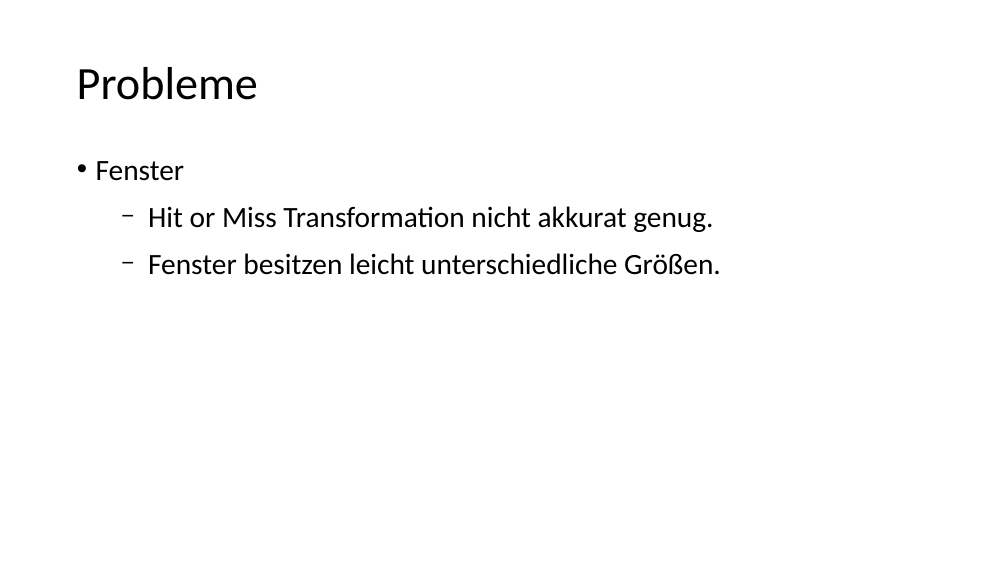
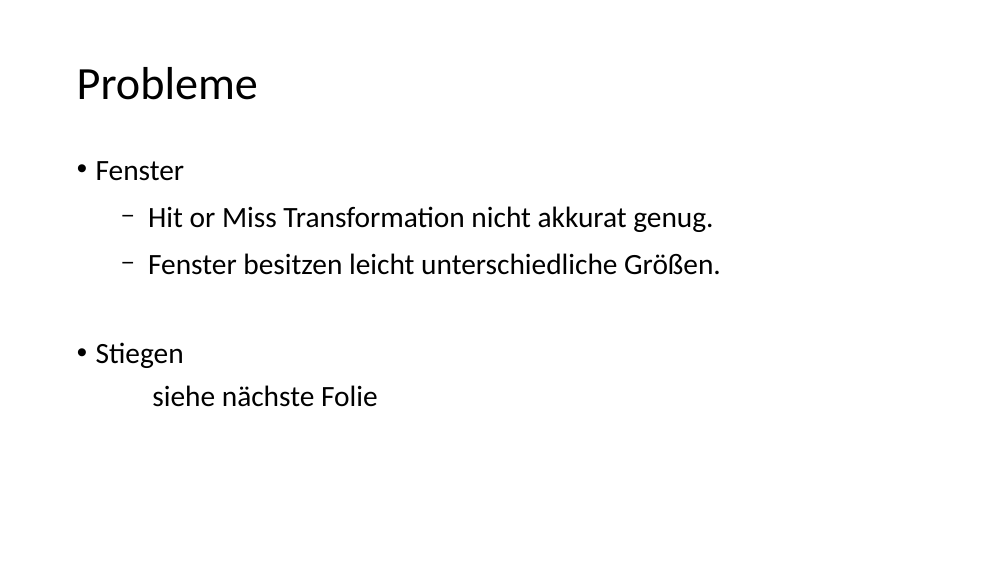
Before and after one commit to flo-lan/roomorithm, a slide deck: slide 6 of EDBVPRAESI.pptx. Drawn at 1008x567 pixels with LibreOffice and Linux fonts; fonts in the diff are those of the drawing. Boxes give left, top, right and bottom in pixels: in the first picture for what was removed or moved away, otherwise in the second. Text is boxed around its words. In the diff, an @@ line names an element or a change of style, - is before the commit and + after.

```diff
--- a/EDBVPRAESI.pptx
+++ b/EDBVPRAESI.pptx
@@ text at [96, 342, 378, 407]: paragraphs added @@
+• Stiegen
+siehe nächste Folie
```
Also in this commit, not shown: 2 other slides changed, 1 slide added.
